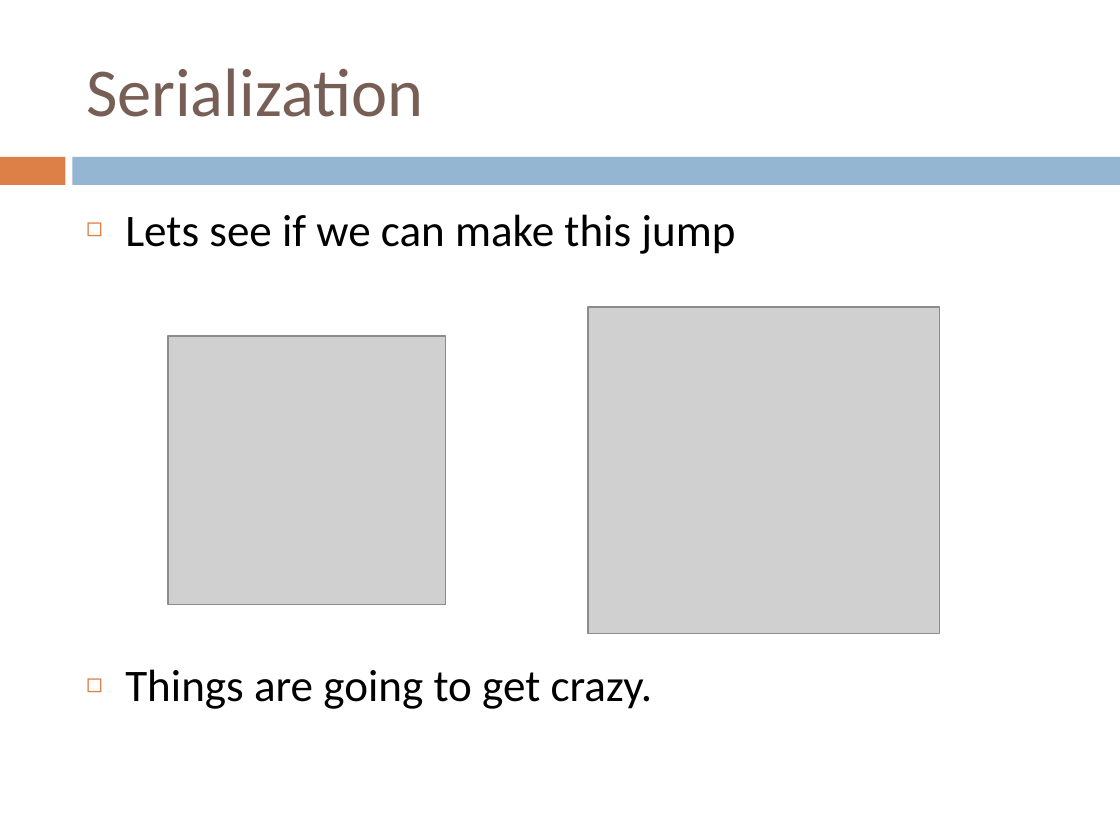
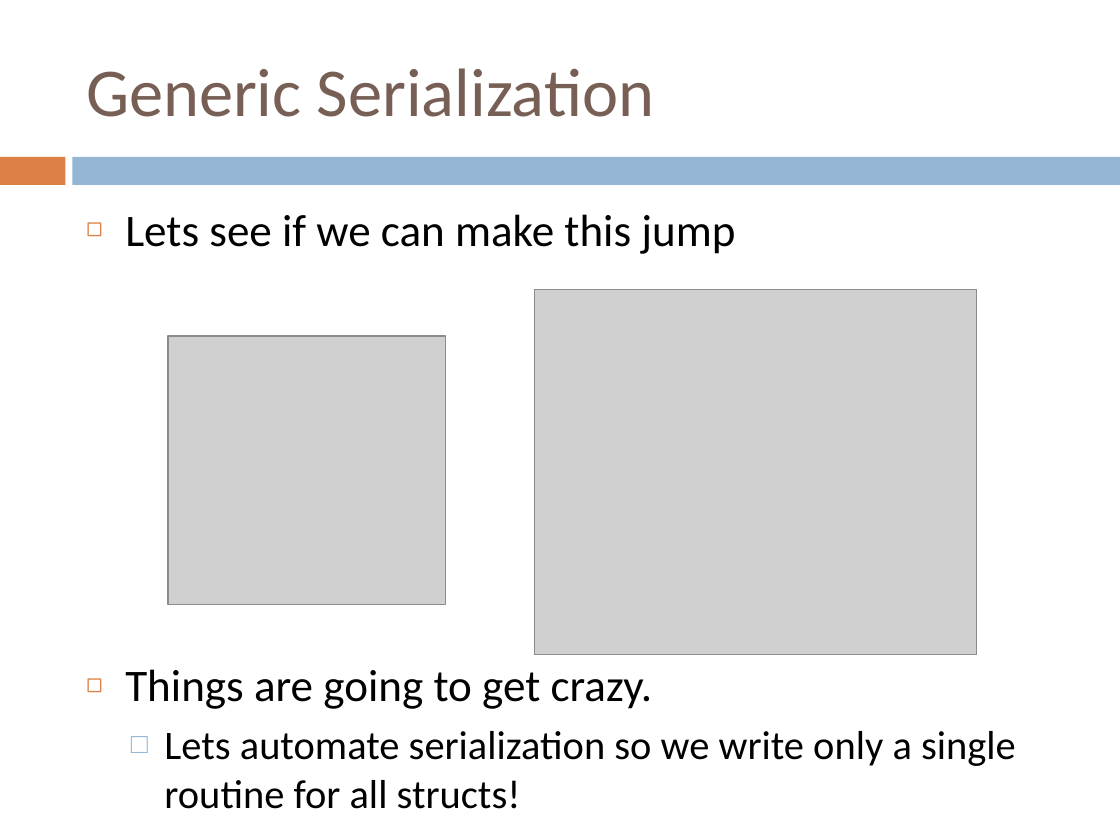
Before and after one commit to RandyGaul/GAM150Slides, a slide deck: slide 27 of GAM150_Club_Serialization.pptx (slide 26 before the commit). Drawn at 1120x840 pixels with LibreOffice and Linux fonts; fonts in the diff are those of the drawing; grey boxes stand for pictures. Boxes give left, top, right and bottom in pixels: in the first picture for what was removed or moved away, otherwise in the second. Text is boxed around its words. In the diff, an @@ line names an element or a change of style, - is before the commit and + after.

```diff
--- a/GAM150_Club_Serialization.pptx
+++ b/GAM150_Club_Serialization.pptx
@@ title at <box>86,68,654,117</box>: text changed @@
-Serialization
+Generic Serialization
@@ picture: place and size @@
-picture at <box>588,307,940,634</box>
+picture at <box>534,290,977,655</box>
@@ text at <box>164,731,1016,809</box>: paragraph added @@
+  □ Lets automate serialization so we write only a single routine for all structs!
```
Also in this commit, not shown: 17 other slides changed, 16 slides added, 1 other file.
